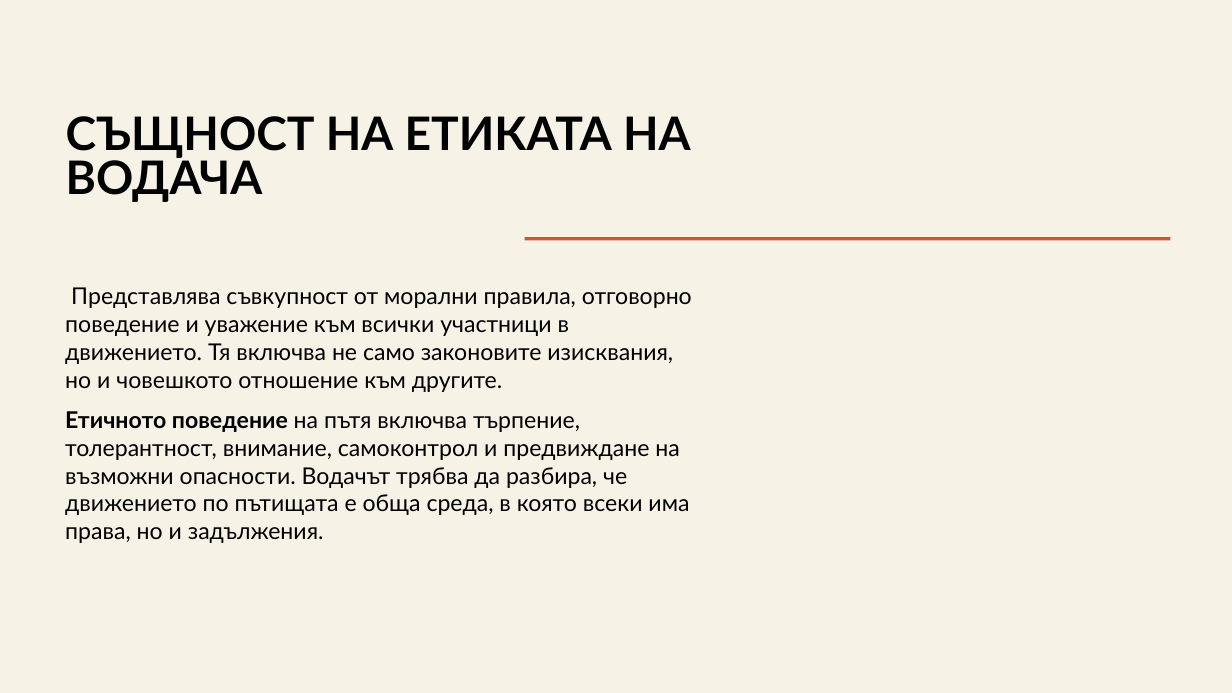
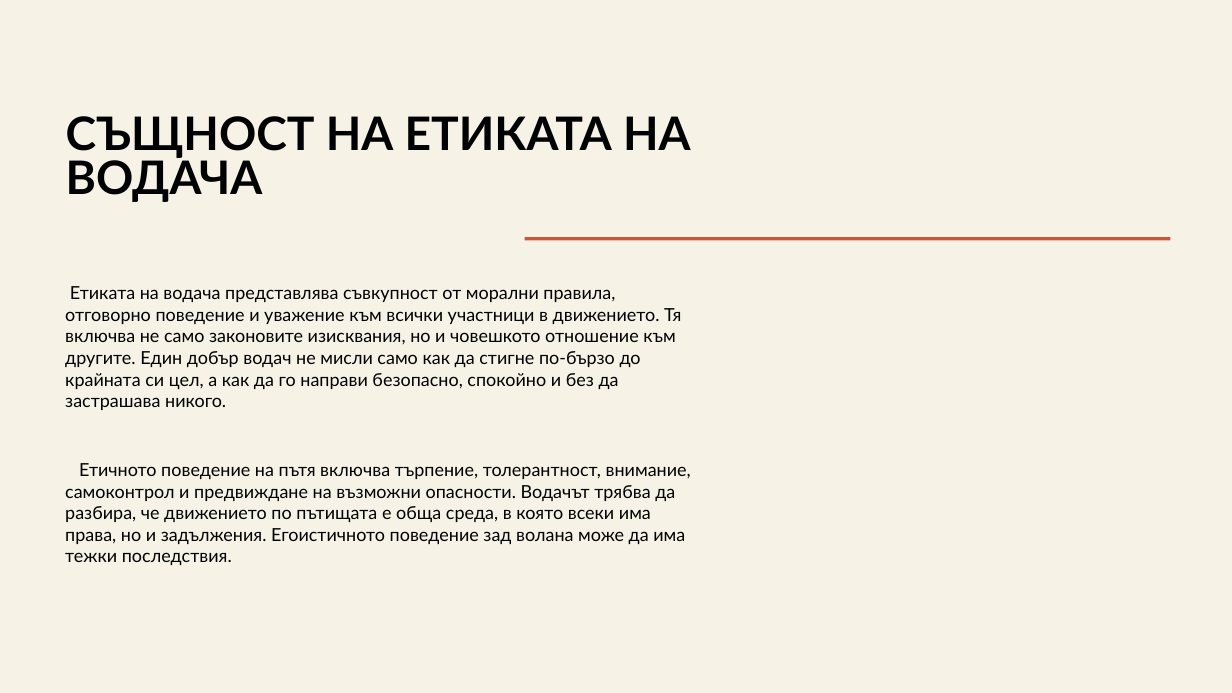
Before and after one commit to Mufonstars79/library753, a slide deck: slide 3 of files/pedagogika/Етика на водача Презентация.odp. Drawn at 1232x693 pixels with LibreOffice and Linux fonts; fonts in the diff are those of the drawing; grey boxes stand for pictures. Boxes give left, top, right and bottom in pixels: in the first picture for what was removed or moved away, otherwise in the second. Text is boxed around its words. In the diff, an @@ line names an element or a change of style, - is before the commit and + after.

Commit message:
Sync: Етика на водача Презентация.odp

```diff
--- a/files/pedagogika/Етика на водача Презентация.odp
+++ b/files/pedagogika/Етика на водача Презентация.odp
@@ text at box(65, 286, 691, 565): text changed; size 18 to 14 pt @@
-Представлява съвкупност от морални правила, отговорно поведение и уважение към всички участници в движението. Тя включва не само законовите изисквания, но и човешкото отношение към другите.
-Етичното поведение на пътя включва търпение, толерантност, внимание, самоконтрол и предвиждане на възможни опасности. Водачът трябва да разбира, че движението по пътищата е обща среда, в която всеки има права, но и задължения.
+Етиката на водача представлява съвкупност от морални правила, отговорно поведение и уважение към всички участници в движението. Тя включва не само законовите изисквания, но и човешкото отношение към другите. Един добър водач не мисли само как да стигне по-бързо до крайната си цел, а как да го направи безопасно, спокойно и без да застрашава никого.
+Етичното поведение на пътя включва търпение, толерантност, внимание, самоконтрол и предвиждане на възможни опасности. Водачът трябва да разбира, че движението по пътищата е обща среда, в която всеки има права, но и задължения. Егоистичното поведение зад волана може да има тежки последствия.
```
Also in this commit, not shown: 7 other slides changed.
